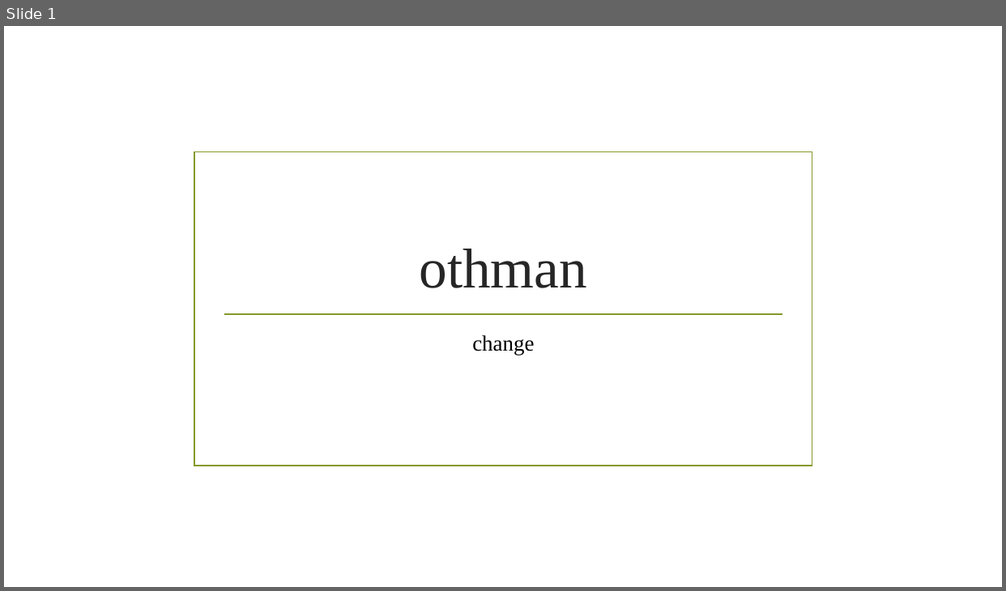
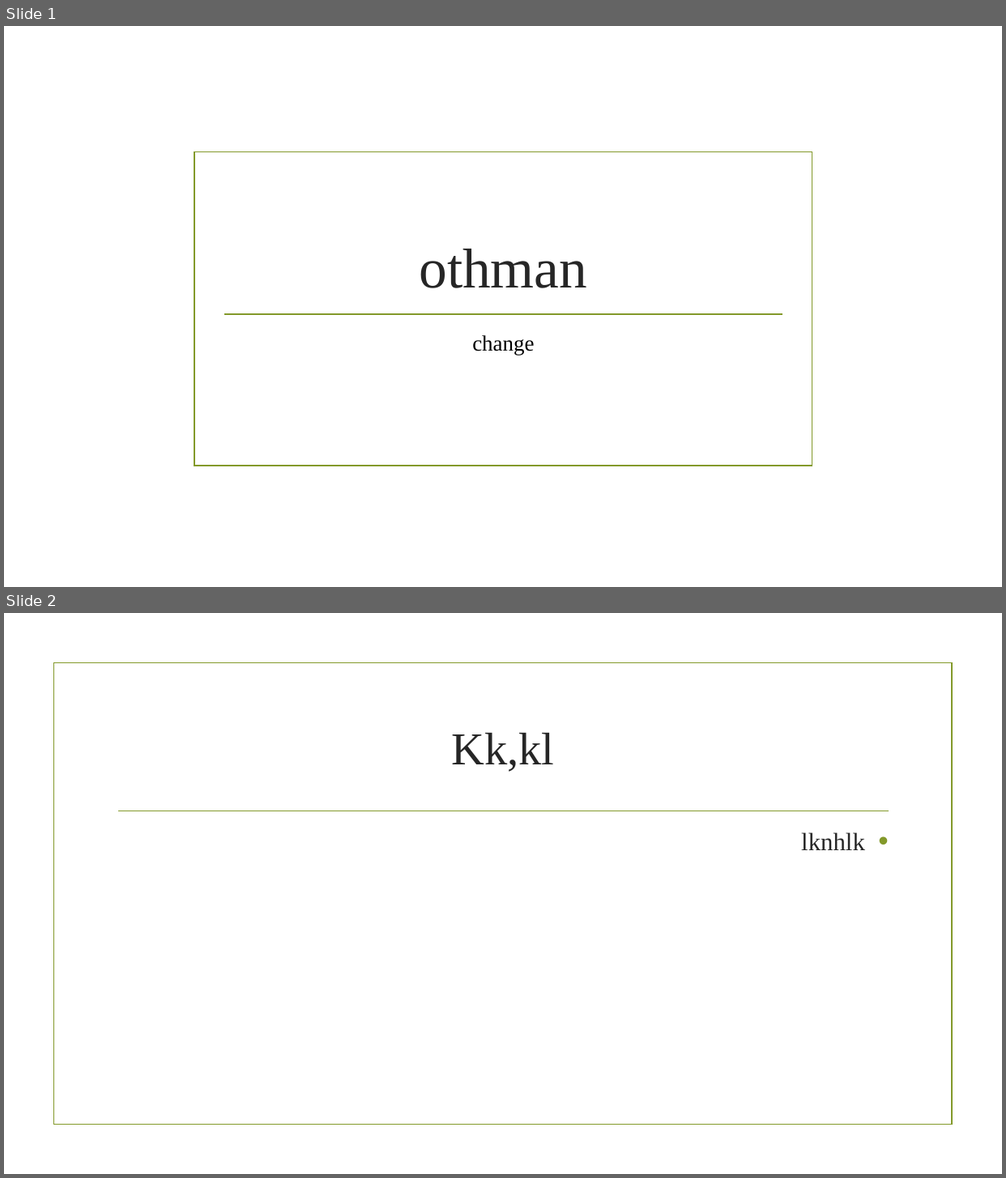
Before and after one commit to hodna-sys/hodnaWork, a slide deck: Formation/PP1.pptx. Shown one above the other, each under a label of ours: slide 1 before the commit, slides 1 and 2 after it. The pictures are 1006x591 and 1006x1178 pixels, drawn with LibreOffice and Linux fonts; fonts in the diff are those of the drawing; background and template pictures are left out. Boxes give left, top, right and bottom in pixels: in the first picture for what was removed or moved away, otherwise in the second. Text is boxed around its words. In the diff, an @@ line names an element or a change of style, - is before the commit and + after.

```diff
--- a/Formation/PP1.pptx
+++ b/Formation/PP1.pptx
@@ slide 2 added at (4,613,1002,1174), background picture (left out) @@
@@ rectangle added at (53,663,952,1125), outline #83992A 1.25 pt @@
@@ title added at (451,733,554,772), 44 pt, text #262626 @@
+Kk,kl
@@ line added from (118, 811) to (889, 811), #83992A 1.25 pt @@
@@ text added at (801,833,865,850), 24 pt, text #262626 @@
+• lknhlk
```
